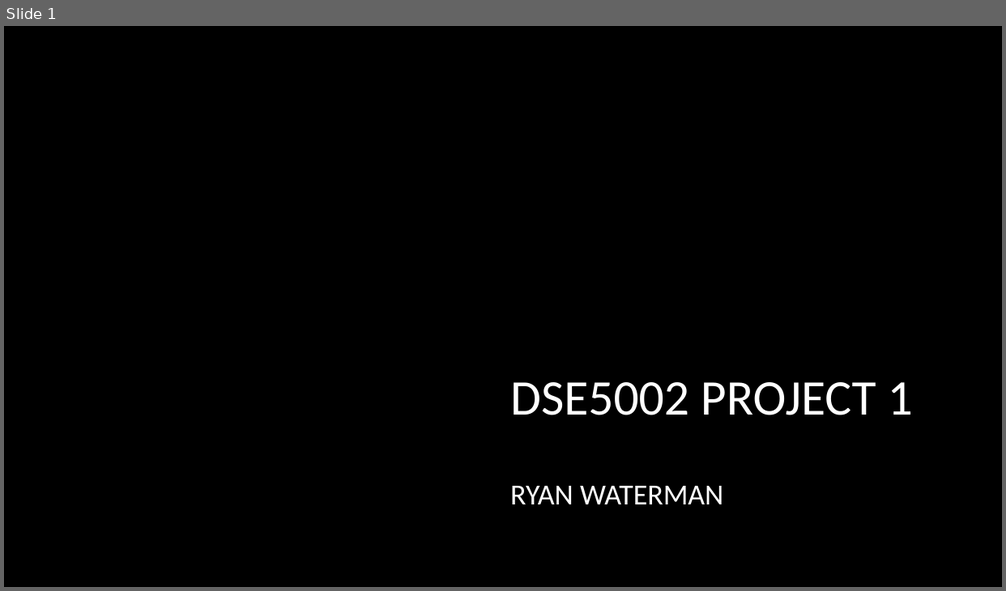
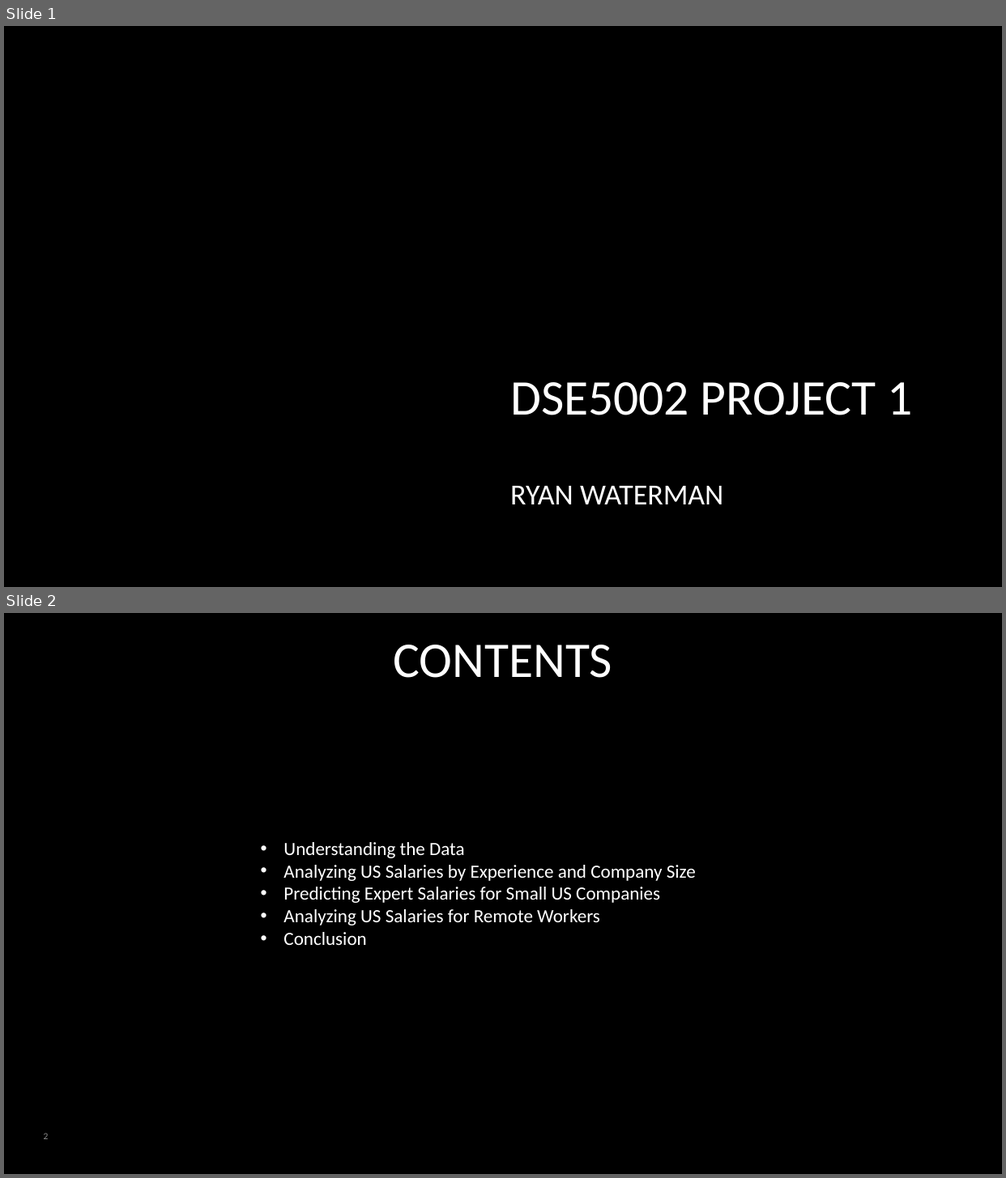
Before and after one commit to rcwaterman/DSE5002_Project_1, a slide deck: Presentation/Project_1_Presentation.pptx. Shown one above the other, each under a label of ours: slide 1 before the commit, slides 1 and 2 after it. The pictures are 1006x591 and 1006x1178 pixels, drawn with LibreOffice and Linux fonts; fonts in the diff are those of the drawing; background and template pictures are left out. Boxes give left, top, right and bottom in pixels: in the first picture for what was removed or moved away, otherwise in the second. Text is boxed around its words. In the diff, an @@ line names an element or a change of style, - is before the commit and + after.

```diff
--- a/Presentation/Project_1_Presentation.pptx
+++ b/Presentation/Project_1_Presentation.pptx
@@ slide 2 added at [4, 613, 1002, 1174], background #000000 @@
@@ title added at [394, 645, 612, 678], 48 pt, text #FFFFFF @@
+CONTENTS
@@ text added at [283, 842, 696, 945], 18 pt, text #FFFFFF @@
+• Understanding the Data
+• Analyzing US Salaries by Experience and Company Size
+• Predicting Expert Salaries for Small US Companies
+• Analyzing US Salaries for Remote Workers
+• Conclusion
@@ page number added at [44, 1133, 49, 1139], 9 pt, text #8C8C8C @@
+2
```
Also in this commit, not shown: 10 other slides added, 1 slide removed, 5 other files.
